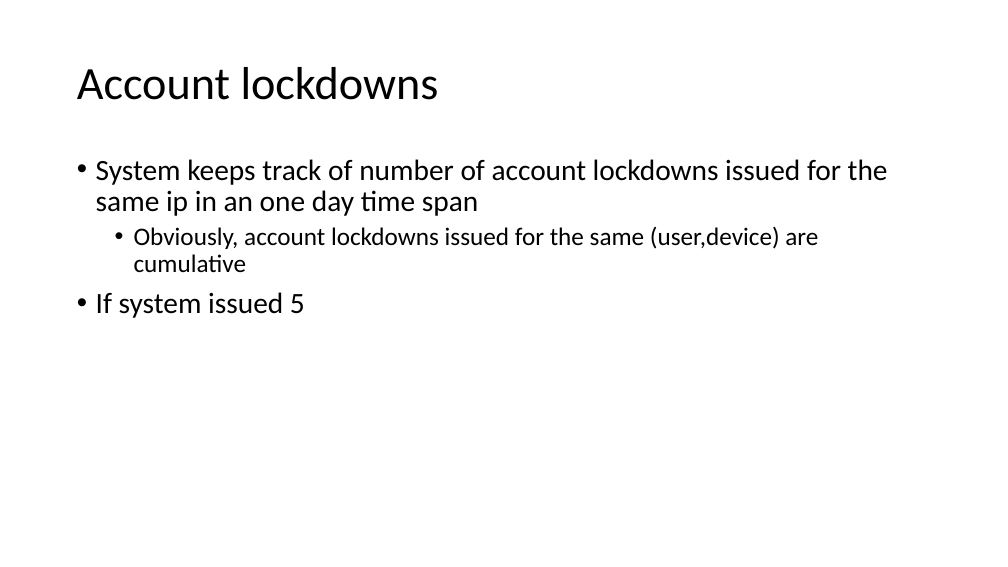
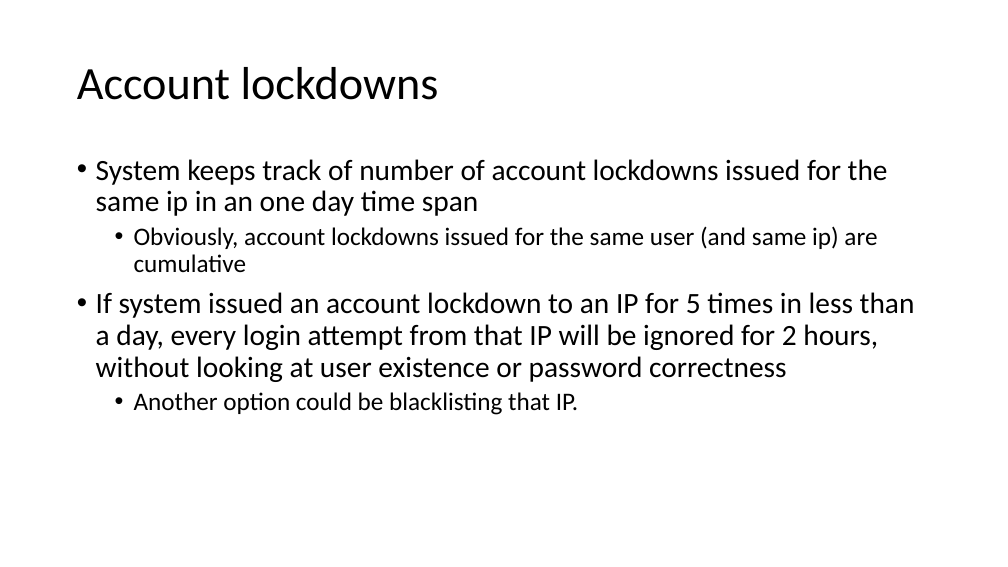
Before and after one commit to fparricelli/Encrypted-data-exchange-between-two-Arduino-boards-using-Symmetric-Encryption, a slide deck: slide 16 of Documentazione e cose così/Slide_concettuali_Luca.pptx. Drawn at 1008x567 pixels with LibreOffice and Linux fonts; fonts in the diff are those of the drawing. Boxes give left, top, right and bottom in pixels: in the first picture for what was removed or moved away, otherwise in the second. Text is boxed around its words. In the diff, an @@ line names an element or a change of style, - is before the commit and + after.

```diff
--- a/Documentazione e cose così/Slide_concettuali_Luca.pptx
+++ b/Documentazione e cose così/Slide_concettuali_Luca.pptx
@@ text at (96, 226, 915, 415): text changed; size 24 to 28 pt @@
-  • Obviously, account lockdowns issued for the same (user,device) are cumulative
-• If system issued 5
+  • Obviously, account lockdowns issued for the same user (and same ip) are cumulative
+• If system issued an account lockdown to an IP for 5 times in less than a day, every login attempt from that IP will be ignored for 2 hours, without looking at user existence or password correctness
+  • Another option could be blacklisting that IP.
```
Also in this commit, not shown: 2 other slides changed.
